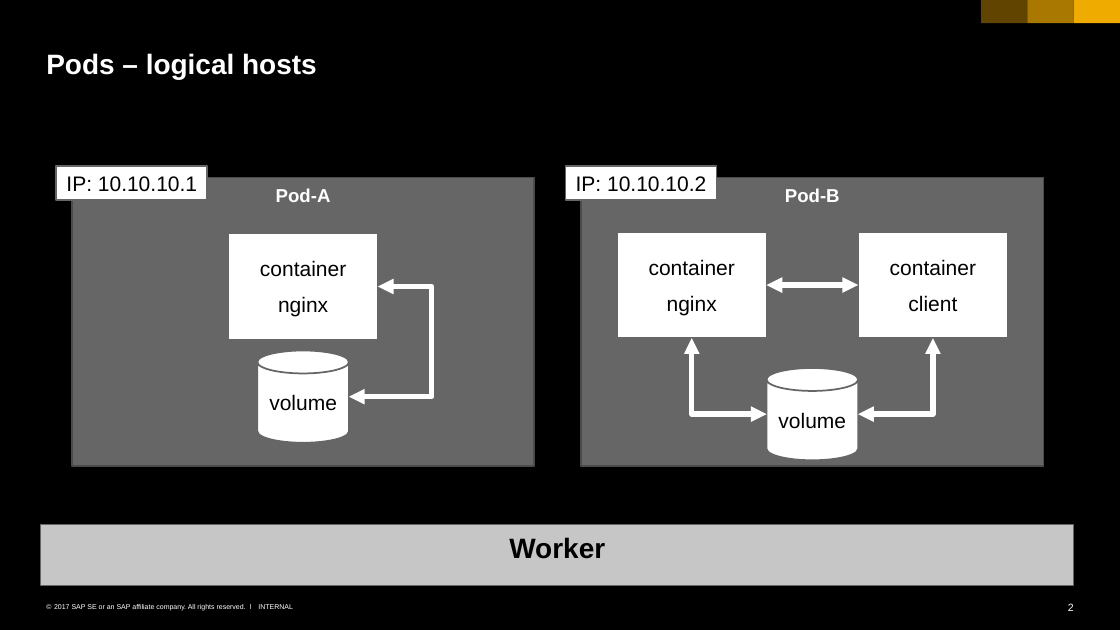
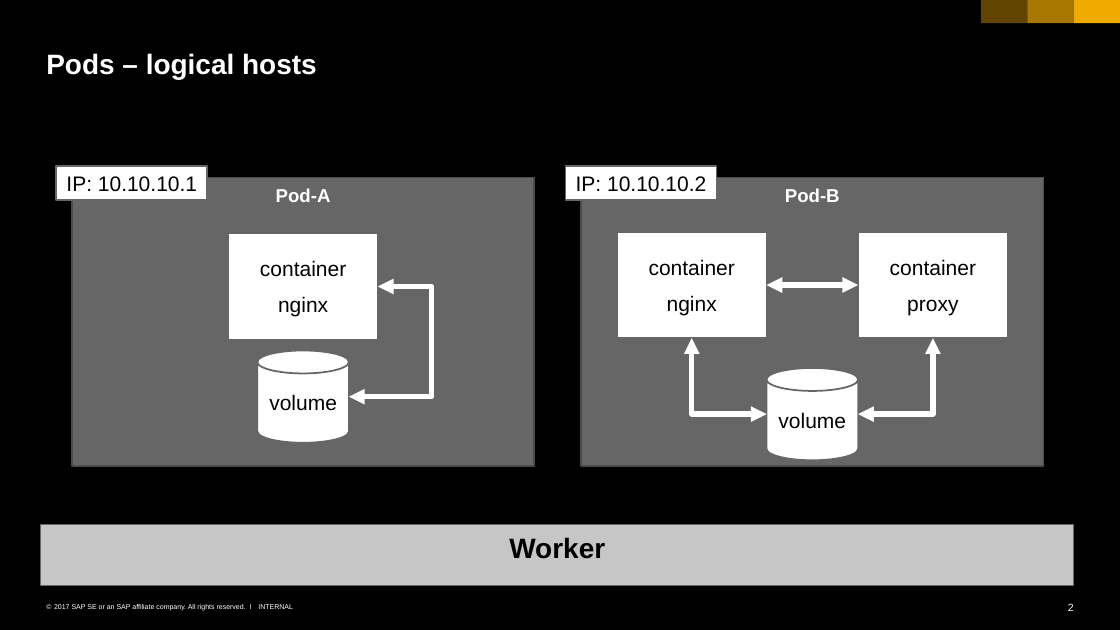
Before and after one commit to cuijiyao01/docker-k8s-training, a slide deck: slide 2 of kubernetes/02_namespaces_pods.pptx. Drawn at 1120x630 pixels with LibreOffice and Linux fonts; fonts in the diff are those of the drawing. Boxes give left, top, right and bottom in pixels: in the first picture for what was removed or moved away, otherwise in the second. Text is boxed around its words. In the diff, an @@ line names an element or a change of style, - is before the commit and + after.

```diff
--- a/kubernetes/02_namespaces_pods.pptx
+++ b/kubernetes/02_namespaces_pods.pptx
@@ text in rectangle at [907, 299, 958, 315]: text changed @@
-client
+proxy
```
Also in this commit, not shown: 1 slide added.
